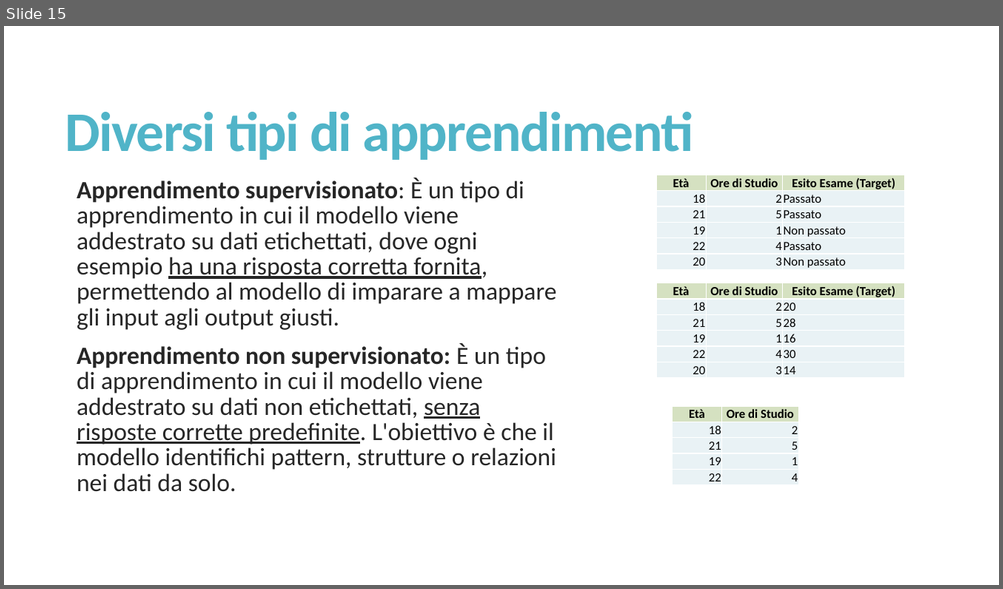
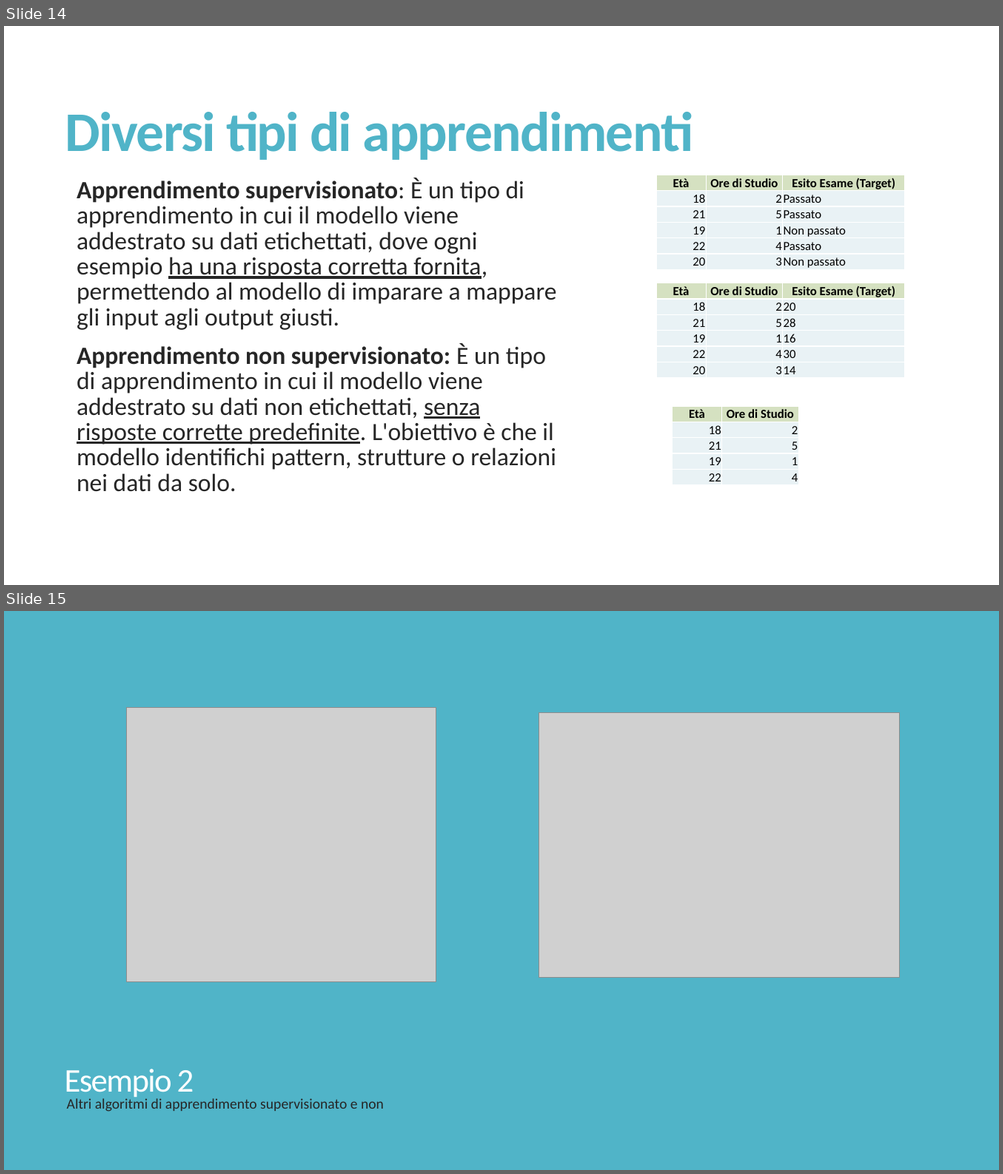
Before and after one commit to misterkilgore/machine_learning_4_pmi, a slide deck: slides/Innovazione con l’IA - Lezione 1.pptx. Shown one above the other, each under a label of ours: slide 15 before the commit, slides 14 and 15 after it. The pictures are 1003x589 and 1003x1174 pixels, drawn with LibreOffice and Linux fonts; fonts in the diff are those of the drawing; grey boxes stand for pictures. Boxes give left, top, right and bottom in pixels: in the first picture for what was removed or moved away, otherwise in the second. Text is boxed around its words. In the diff, an @@ line names an element or a change of style, - is before the commit and + after.

```diff
--- a/slides/Innovazione con l’IA - Lezione 1.pptx
+++ b/slides/Innovazione con l’IA - Lezione 1.pptx
@@ slide 15 added at box(4, 611, 999, 1170), background #50B4C8 @@
@@ picture added at box(126, 708, 435, 982) @@
@@ picture added at box(539, 712, 899, 977) @@
@@ title added at box(65, 1069, 194, 1101), 32 pt, text #FFFFFF @@
+Esempio 2
@@ text added at box(67, 1099, 384, 1112), 14 pt, text #262626 @@
+Altri algoritmi di apprendimento supervisionato e non
@@ what was slide 15 is now slide 14 @@
```
Also in this commit, not shown: 6 other files.
